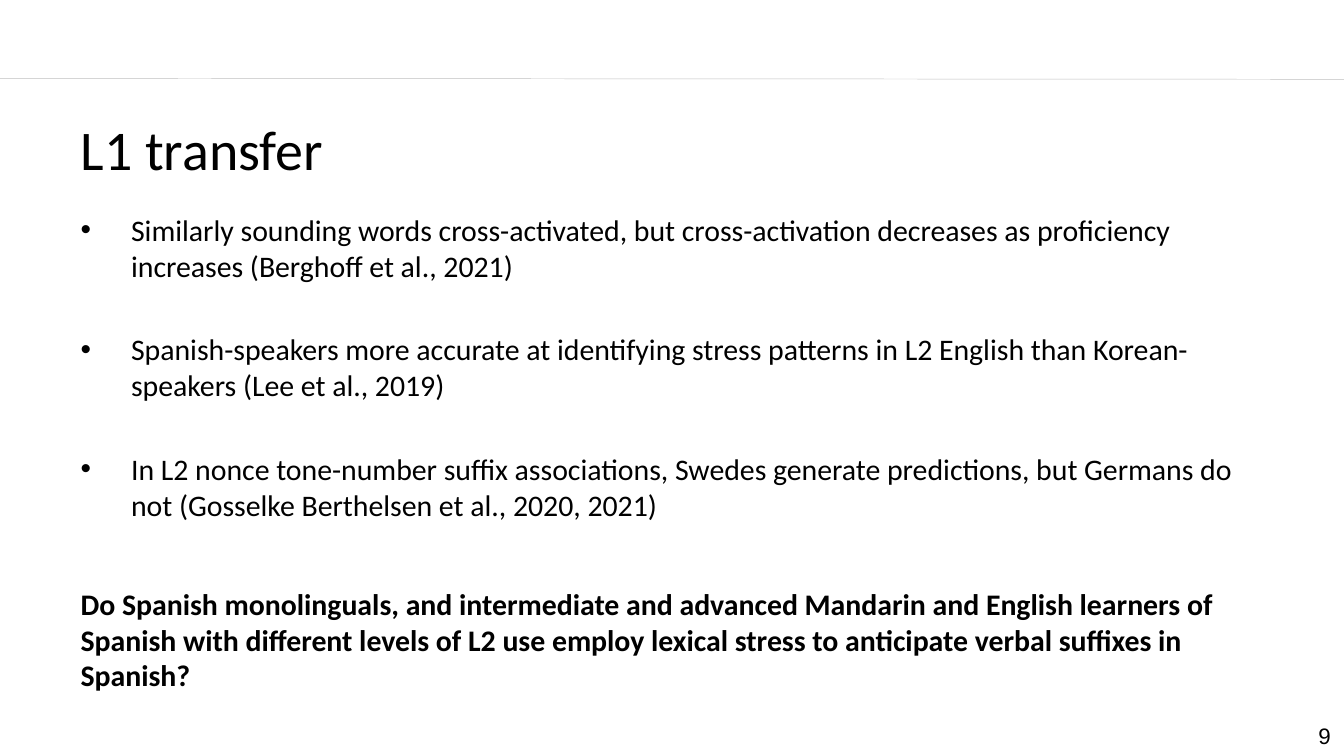
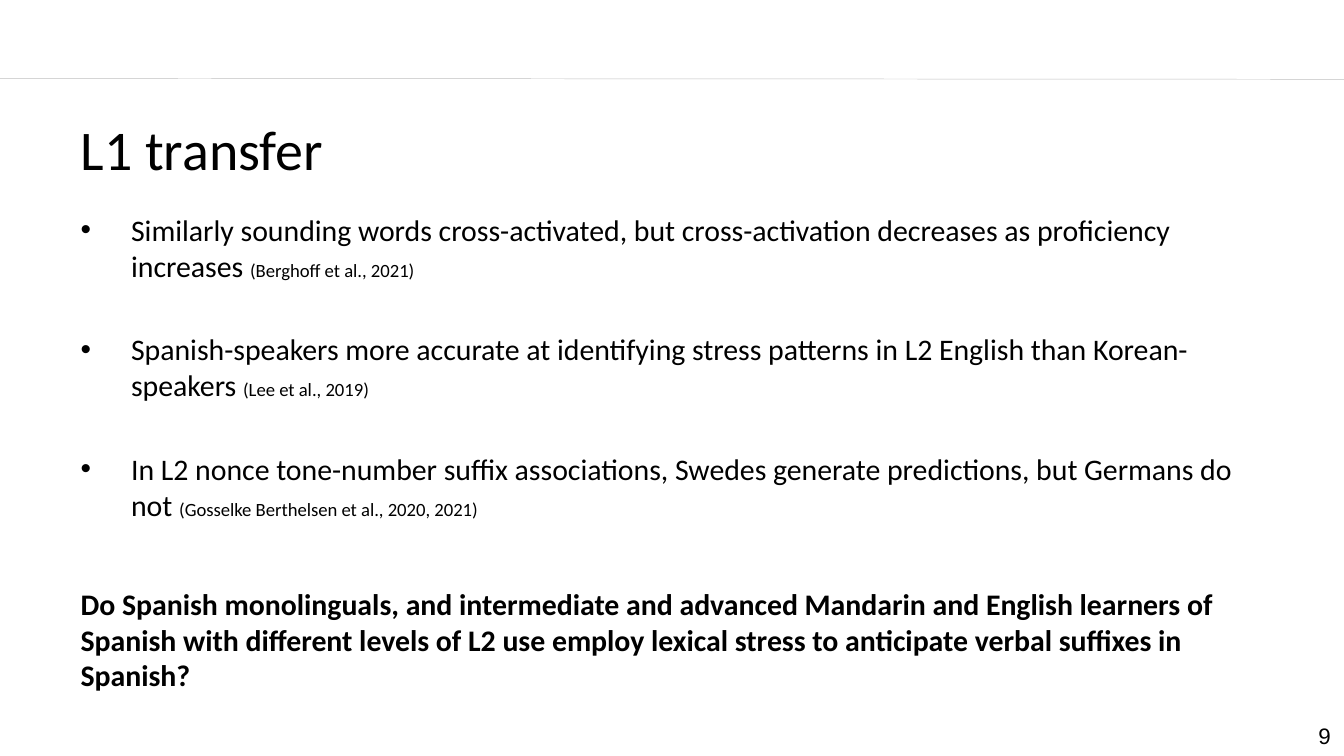
Before and after one commit to laurafdeza/Dissertation, a slide deck: slide 9 of ru_defense_slides.pptx. Drawn at 1344x756 pixels with LibreOffice and Linux fonts; fonts in the diff are those of the drawing; background and template pictures are left out. Boxes give left, top, right and bottom in pixels: in the first picture for what was removed or moved away, otherwise in the second. Text is boxed around its words. In the diff, an @@ line names an element or a change of style, - is before the commit and + after.

```diff
--- a/ru_defense_slides.pptx
+++ b/ru_defense_slides.pptx
@@ text at bbox=[131, 220, 1231, 519]: size 16 to 10 pt in "(Berghoff et al., 2021)", "(Lee et al., 2019)", "(Gosselke Berthelsen et al., 2020, 2021)" @@
```
Also in this commit, not shown: 8 other slides changed, 1 slide added, 1 other file.
